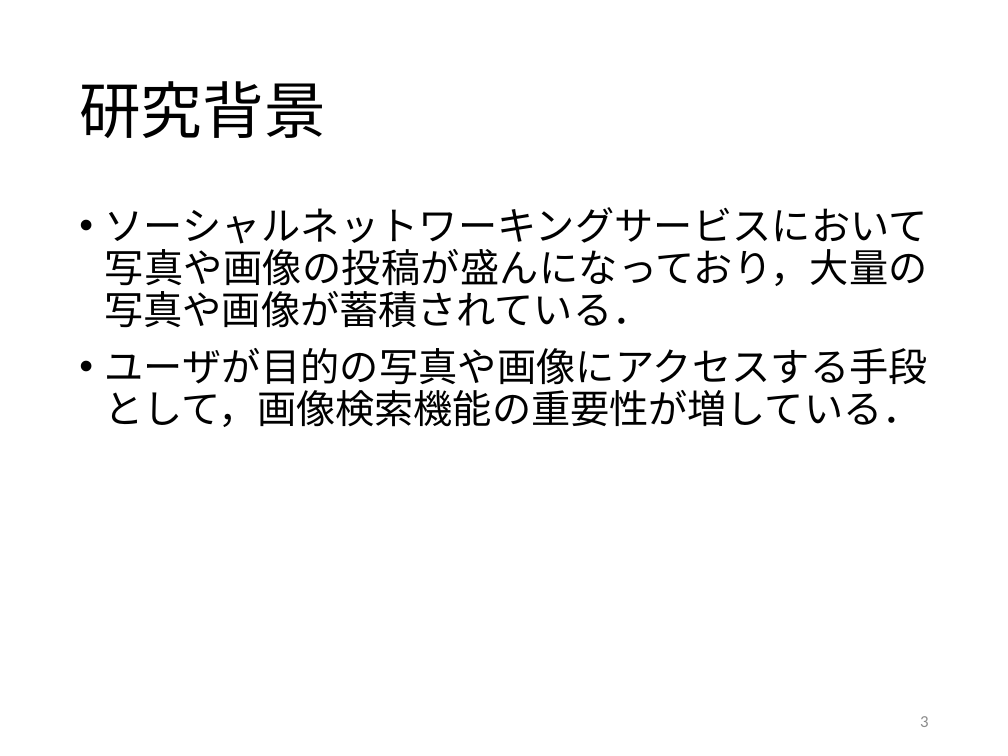
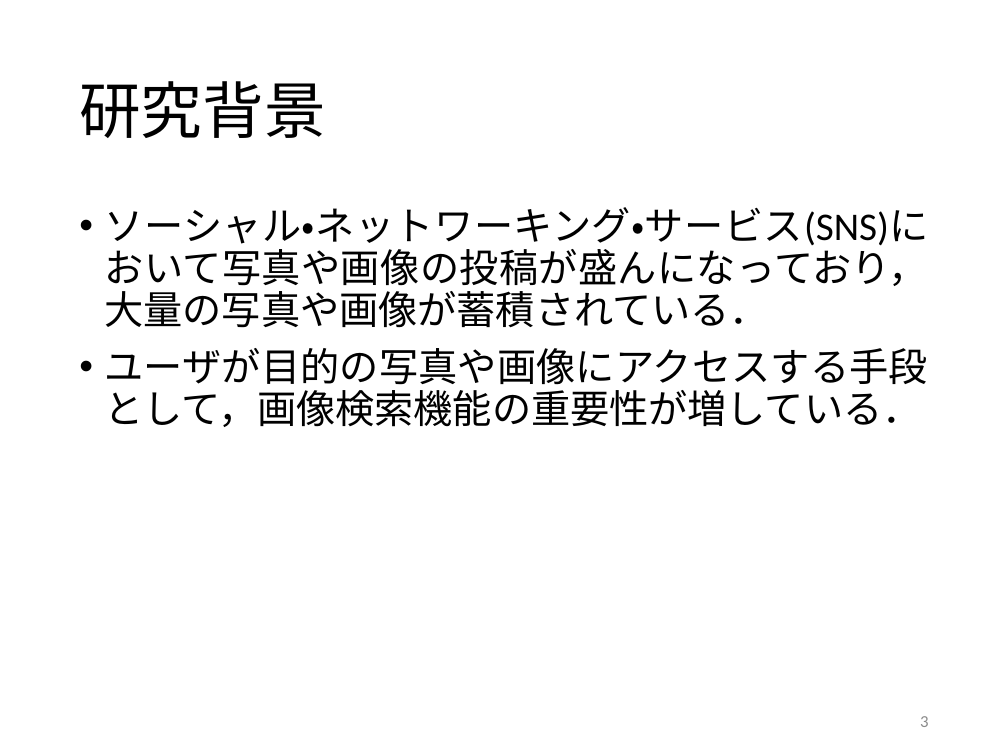
Before and after one commit to kait-takanolab/1821005-yoshioka-thesis, a slide deck: slide 3 of ゼミ発表資料/1821005_1206.pptx. Drawn at 1008x756 pixels with LibreOffice and Linux fonts; fonts in the diff are those of the drawing. Boxes give left, top, right and bottom in pixels: in the first picture for what was removed or moved away, otherwise in the second. Text is boxed around its words. In the diff, an @@ line names an element or a change of style, - is before the commit and + after.

```diff
--- a/ゼミ発表資料/1821005_1206.pptx
+++ b/ゼミ発表資料/1821005_1206.pptx
@@ text at <box>105,207,929,328</box>: text changed @@
-• ソーシャルネットワーキングサービスにおいて写真や画像の投稿が盛んになっており，大量の写真や画像が蓄積されている．
+• ソーシャル・ネットワーキング・サービス(SNS)において写真や画像の投稿が盛んになっており，大量の写真や画像が蓄積されている．
```
